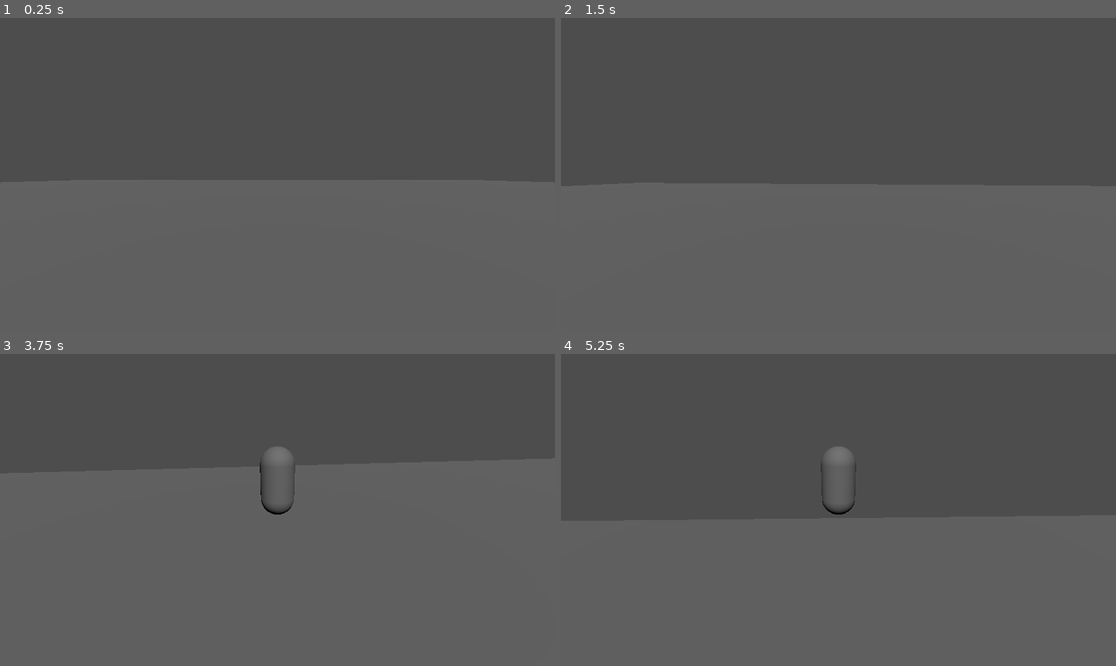
Above: before the commit, frames 1-4 (two rows, left to right).
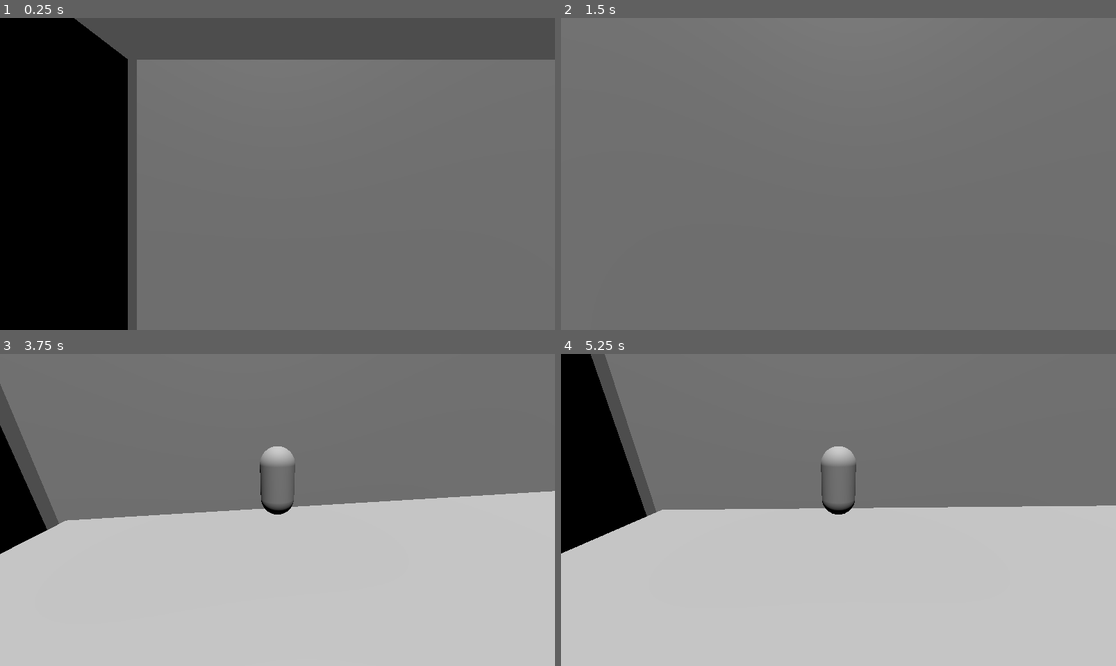
Above: after the commit, the same moments.

Repository: natmar68-cmyk/Rat_Trap
Game: Godot game, scene res://Scenes/kitchen.tscn
The game is run twice, just before and just after one commit, with the same random seed, the same clock (stepped at 60 frames per second) and the same inputs. Before the commit the project starts from res://Scenes/Testing scene.tscn.
Inputs (mouse positions are in pixels of both pictures, inside the frame that each line leads up to):
- Up to frame 1 (0.25 s): no input
- Up to frame 2 (1.5 s): tap Enter (ui_accept) at 0.5, 0.6 s; move the mouse to (866, 174) at 0.52 s; hold W (move_forward) from 0.53 s (still down); tap Space (jump, bound only after the commit) at 0.77, 0.8, 1.07, 1.35 s; move the mouse to (810, 174) at 1.27 s
- Up to frame 3 (3.75 s): keep holding W (move_forward); tap Space (jump, bound only after the commit) at 1.52, 1.82, 2.3, 3.02, 3.32 s; tap Enter (ui_accept) at 1.55, 3.05 s; move the mouse to (288, 503) at 2.02 s; hold Ctrl (sprint, bound only after the commit) 2.03-2.78 s; move the mouse to (271, 516) at 2.77 s; tap Shift (sprint, bound only before the commit) at 2.85 s; move the mouse to (316, 513) at 3.52 s; tap F (toggle_camera) at 3.6 s
- Up to frame 4 (5.25 s): keep holding W (move_forward); tap Space (jump, bound only after the commit) at 3.77, 3.8, 4.07, 4.52, 4.82 s; move the mouse to (794, 506) at 4.27 s; tap Enter (ui_accept) at 4.35, 5.1 s; move the mouse to (844, 510) at 5.02 s

The runs differ from the first frame. In frame 1, 51% of the frame differs, in the area x 0-100%, y 0-100%; in frame 2, 53%; in frame 3, 87%; in frame 4, 98%.

Commit message:
Sprint Jumping Works Now

Diff:
--- a/Scenes/kitchen.tscn
+++ b/Scenes/kitchen.tscn
@@ -1,4 +1,6 @@
 [gd_scene format=3 uid="uid://cwryah8rjcu28"]
+
+[ext_resource type="PackedScene" uid="uid://dd4lxdm8jcxrl" path="res://Scenes/player.tscn" id="1_7u47w"]
 
 [node name="Kitchen" type="Node3D" unique_id=2066472100]
 
@@ -28,19 +30,23 @@
 size = Vector3(60, 0, 100)
 
 [node name="Fridge" type="CSGBox3D" parent="." unique_id=42084637]
-transform = Transform3D(1.9106853e-15, 4.371139e-08, 0.99999994, 0.9999999, -4.371139e-08, 0, 4.3711385e-08, 1, -4.3711385e-08, 0, 22, -40.87291)
+transform = Transform3D(1.9106853e-15, 4.371139e-08, 0.99999994, 0.9999999, -4.371139e-08, 0, 4.3711385e-08, 1, -4.3711385e-08, 6.6307755, 22, -40.87291)
+use_collision = true
 size = Vector3(45, 15, 30)
 
 [node name="Counter -x" type="CSGBox3D" parent="." unique_id=1853158274]
 transform = Transform3D(1.9106853e-15, 4.371139e-08, 0.99999994, 0.9999999, -4.371139e-08, 0, 4.3711385e-08, 1, -4.3711385e-08, -39.802643, 9.866701, -0.116435796)
+use_collision = true
 size = Vector3(20, 100, 20)
 
 [node name="Cupboard -z" type="CSGBox3D" parent="." unique_id=1573001966]
 transform = Transform3D(1.9106853e-15, 4.371139e-08, 0.99999994, 0.9999999, -4.371139e-08, 0, 4.3711385e-08, 1, -4.3711385e-08, -39.802643, 42.105217, -38.261154)
+use_collision = true
 size = Vector3(14.529297, 23.497131, 20)
 
 [node name="Chimney" type="CSGBox3D" parent="." unique_id=2104832627]
 transform = Transform3D(1.9106853e-15, 4.371139e-08, 0.99999994, 0.9999999, -4.371139e-08, 0, 4.3711385e-08, 1, -4.3711385e-08, -39.802643, 42.105217, -2.8357697)
+use_collision = true
 size = Vector3(14.529297, 23.497131, 20)
 
 [node name="Cupboard +z" type="CSGBox3D" parent="." unique_id=1460989941]
@@ -50,16 +56,31 @@
 
 [node name="Counter +y" type="CSGBox3D" parent="." unique_id=1114300356]
 transform = Transform3D(-4.3711385e-08, -1, 0, 0.9999999, -4.371139e-08, 0, 0, 0, 0.99999994, -8.647625, 9.8667, 39.808304)
+use_collision = true
 size = Vector3(20, 42.42781, 20)
 
 [node name="Island" type="CSGBox3D" parent="." unique_id=2089766419]
 transform = Transform3D(-4.3711385e-08, -1, 0, 0.9999999, -4.371139e-08, 0, 0, 0, 0.99999994, 1.1757555, 9.79906, -1.3498305)
+use_collision = true
 size = Vector3(20, 28.267048, 23.901367)
 
 [node name="Shelf" type="CSGBox3D" parent="." unique_id=847364875]
 transform = Transform3D(1, 0, 0, 0, 1, 0, 0, 0, 1, 45.73134, 35.675278, -25.228111)
+use_collision = true
 size = Vector3(7.5, 1, 40)
 
 [node name="Shelf2" type="CSGBox3D" parent="." unique_id=11538325]
 transform = Transform3D(1, 0, 0, 0, 1, 0, 0, 0, 1, 45.73134, 28.373306, 17.78783)
+use_collision = true
 size = Vector3(7.5, 1, 40)
+
+[node name="Player" parent="." unique_id=757251869 instance=ExtResource("1_7u47w")]
+transform = Transform3D(1, 0, 0, 0, 1, 0, 0, 0, 1, -44.77812, 55.408207, -42.44033)
+
+[node name="DirectionalLight3D" type="DirectionalLight3D" parent="." unique_id=1762153572]
+transform = Transform3D(1, 0, 0, 0, 0.046025537, 0.9989403, 0, -0.9989403, 0.046025537, 0, 43, 0)
+sky_mode = 1
+
+[node name="DirectionalLight3D2" type="DirectionalLight3D" parent="." unique_id=2141064549]
+transform = Transform3D(1, 0, 0, 0, 0.4909342, 0.8711966, 0, -0.8711966, 0.4909342, 0, 43, 34.827698)
+sky_mode = 1
--- a/Scripts/player.gd
+++ b/Scripts/player.gd
@@ -19,16 +19,13 @@
 
 func _ready() -> void:
 	Input.set_mouse_mode(Input.MOUSE_MODE_CAPTURED)
-
-	# Safely find the third person camera
 	var spring_arm = head.get_node_or_null("SpringArm3D")
 	if spring_arm:
 		tp_camera = spring_arm.get_node_or_null("Camera3D")
-
 	fp_camera.make_current()
 	body_mesh.visible = false
 
-func _unhandled_input(event: InputEvent) -> void:
+func _input(event: InputEvent) -> void:
 	# Toggle first/third person
 	if Input.is_action_just_pressed("toggle_camera"):
 		if tp_camera == null:
@@ -56,20 +53,19 @@
 			Input.set_mouse_mode(Input.MOUSE_MODE_CAPTURED)
 
 func _physics_process(delta: float) -> void:
-	_apply_gravity(delta)
-	_handle_jump()
-	_handle_movement(delta)
-	move_and_slide()
-
-func _apply_gravity(delta: float) -> void:
+	# Gravity
 	if not is_on_floor():
 		velocity.y -= GRAVITY * delta
 
-func _handle_jump() -> void:
-	if Input.is_action_just_pressed("ui_accept") and is_on_floor():
+	# Debug
+	if Input.is_action_just_pressed("jump"):
+		print("jump pressed, on_floor: ", is_on_floor(), " velocity: ", velocity)
+
+	# Jump
+	if Input.is_action_just_pressed("jump") and is_on_floor():
 		velocity.y = JUMP_VELOCITY
 
-func _handle_movement(delta: float) -> void:
+	# Movement
 	var speed = SPRINT_SPEED if Input.is_action_pressed("sprint") else SPEED
 	var input_dir := Input.get_vector("move_left", "move_right", "move_forward", "move_back")
 	var direction = (transform.basis * Vector3(input_dir.x, 0, input_dir.y)).normalized()
@@ -80,3 +76,5 @@
 	else:
 		velocity.x = move_toward(velocity.x, 0, speed)
 		velocity.z = move_toward(velocity.z, 0, speed)
+
+	move_and_slide()
--- a/project.godot
+++ b/project.godot
@@ -11,7 +11,7 @@
 [application]
 
 config/name="Rat Trap"
-run/main_scene="uid://cdrcybiddw6w8"
+run/main_scene="uid://cwryah8rjcu28"
 config/features=PackedStringArray("4.6", "Forward Plus")
 config/icon="res://icon.svg"
 
@@ -39,12 +39,17 @@
 }
 sprint={
 "deadzone": 0.2,
-"events": [Object(InputEventKey,"resource_local_to_scene":fa …(146 unchanged characters)… se,"keycode":0,"physical_keycode":4194325,"key_label":0,"unicode":0,"location":0,"echo":false,"script":null)
+"events": [Object(InputEventKey,"resource_local_to_scene":fa …(146 unchanged characters)… se,"keycode":0,"physical_keycode":4194326,"key_label":0,"unicode":0,"location":0,"echo":false,"script":null)
 ]
 }
 toggle_camera={
 "deadzone": 0.2,
 "events": [Object(InputEventKey,"resource_local_to_scene":false,"resource_name":"","device":-1,"window_id":0,"alt_press …(192 unchanged characters)…
+]
+}
+jump={
+"deadzone": 0.2,
+"events": [Object(InputEventKey,"resource_local_to_scene":false,"resource_name":"","device":-1,"window_id":0,"alt_pressed":false,"shift_pressed":false,"ctrl_pressed":false,"meta_pressed":false,"pressed":false,"keycode":0,"physical_keycode":32,"key_label":0,"unicode":32,"location":0,"echo":false,"script":null)
 ]
 }
 
